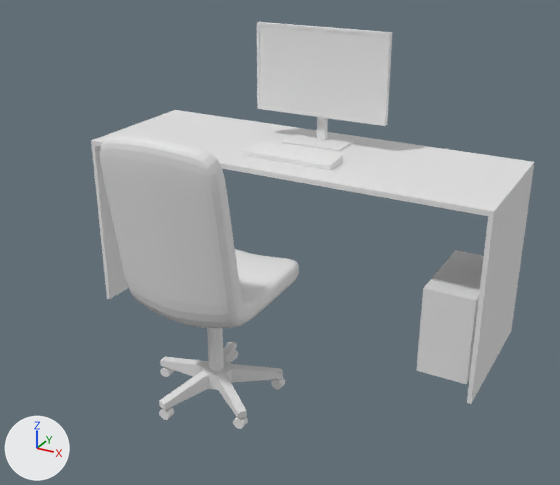
The FBX model Assets/Prefabs/Desk.fbx as it was, and as the next commit left it.
Both versions are drawn from a 50 mm camera at (1.37, -2.32, 1.67) aimed at (0.03, 0.12, 0.45). Arrows for +X, +Y and +Z are at lower left; the lights stay in place. Where no turn or scale is listed for an object, it has been applied to the vertices.

The first picture shows 'Chair', 'Computer', 'Desk', 'Keyboard', 'Monitor', 'Screen'.
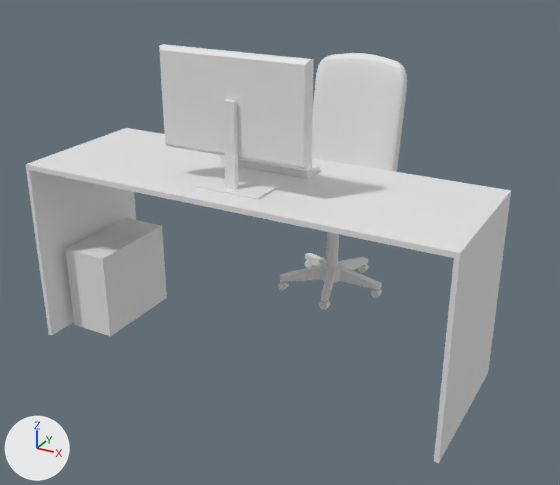
Where the newer file only moved an object's origin or applied its transform, the numbers keep the older frame.

What changed in the scene script:
```text
Change me_cube_003:
    where me_cube_003.from_pydata(...)  # 8 vertices, 6 faces; spans x -0.277..0.281, y -0.017..-0.013, z -0.075..0.26
    used by ob_screen; location = (0.006, 0.51, 0.948)
    me_cube_003 part 12: the whole mesh is turned -180 degrees about the z axis through its middle, then moved by (-0.015, -0.619, 0.0)
Change me_cube:
    used by ob_desk; location = (0.0, 0.371, 0.0)
    verts and faces of me_cube; kept vertices keep their numbers, new ones are numbered from 24
    remove me_cube.from_pydata(...)  # 24 vertices, 22 faces; spans x -0.85..0.85, y -0.3..0.3, z 0.0..0.75
    add me_cube.from_pydata(...)  # 2670 vertices, 2610 faces; spans x -0.85..0.85, y -0.3..1.0, z 0.0..1.22
    me_cube part 1: a new loose piece, a 10-sided cylinder along y spanning x 0.049..0.089, y 0.882..0.914, z 0.001..0.042
    me_cube part 2: a new loose piece, a 10-sided cylinder along y spanning x -0.205..-0.165, y 0.8..0.833, z 0.001..0.042
    me_cube part 3: a new loose piece, a 10-sided cylinder along y spanning x 0.207..0.247, y 0.665..0.697, z 0.001..0.042
    me_cube part 4: a new loose piece, a 10-sided cylinder along y spanning x 0.049..0.089, y 0.449..0.482, z 0.001..0.042
    me_cube part 5: a new loose piece, a 10-sided cylinder along y spanning x -0.206..-0.165, y 0.53..0.562, z 0.001..0.042
    me_cube part 6: a new loose piece, a box spanning x -0.8..-0.6, y -0.2..0.2, z 0.01..0.36
    me_cube part 7: a new loose piece of 2434 vertices spanning x -0.22..0.22, y 0.4..1.0, z 0.37..1.05
    me_cube part 8: a new loose piece of 60 vertices spanning x -0.21..0.24, y 0.44..0.92, z 0.05..0.37
    me_cube part 9: a new loose piece of 20 vertices spanning x -0.3..0.28, y -0.15..-0.12, z 0.86..1.22
    me_cube part 10: a new loose piece of 16 vertices spanning x -0.13..0.13, y -0.21..-0.05, z 0.75..1.07
    me_cube part 11
    add verts[24] = (-0.2, 0.18, 0.75)
    add verts[25] = (-0.2, 0.18, 0.77)
    add verts[26] = (-0.2, 0.07, 0.75)  # pixel (220, 163)
    add verts[27] = (-0.2, 0.07, 0.78)  # pixel (219, 156)
    add for new, old in zip([*range(28, 32)], [*range(24, 28)]): verts[new] = verts[old] + (0.37, 0.0, 0.0)
    add faces += [(28, 29, 31, 30), (26, 30, 31, 27), (24, 26, 27, 25), (24, 25, 29, 28), (24, 28, 30, 26), (25, 27, 31, 29)]
Remove ob_computer:
    ob_computer = bpy.data.objects.new('Computer', me_cube_002)
    ob_computer.location = (0.703, 0.37, 0.186)
Remove ob_monitor:
    ob_monitor = bpy.data.objects.new('Monitor', me_cube_004)
    ob_monitor.location = (0.006, 0.51, 0.948)
Remove ob_keyboard:
    ob_keyboard = bpy.data.objects.new('Keyboard', me_cube_005)
    ob_keyboard.location = (0.016, 0.25, 0.762)
Change ob_desk:
    ob_desk.location: (0.0, 0.371, 0.0) -> (0.0, 0.0, 0.0)
Remove ob_chair:
    ob_chair = bpy.data.objects.new('Chair', me_cube_001)
    ob_chair.location = (0.0, -0.382, 0.571)
```

What differs and where, as boxes [x1, y1, x2, y2] in the pictures (560 x 485 px):
'Desk', reshaped, moved (9% wider, 42% taller)
    before: [91, 110, 535, 404]
    after: [25, 44, 511, 463]
'Chair', deleted
    before: [100, 134, 299, 429]
'Screen', mesh turned (not visible afterwards)
    before: [259, 26, 387, 123]
'Computer', deleted
    before: [416, 250, 484, 385]
'Monitor', deleted
    before: [257, 22, 392, 152]
'Keyboard', deleted
    before: [244, 142, 342, 170]
part 1 of me_cube, added
    after: [358, 264, 368, 273]
part 2 of me_cube, added
    after: [304, 260, 313, 268]
part 3 of me_cube, added
    after: [371, 289, 382, 298]
part 4 of me_cube, added
    after: [319, 300, 330, 310]
part 5 of me_cube, added
    after: [278, 281, 289, 290]
part 6 of me_cube, added
    after: [65, 218, 167, 336]
part 7 of me_cube, added
    after: [296, 53, 407, 230]
part 8 of me_cube, added
    after: [280, 232, 382, 302]
part 9 of me_cube, added
    after: [159, 44, 314, 170]
part 10 of me_cube, added
    after: [194, 99, 280, 200]
part 11 of me_cube, added
    after: [220, 155, 320, 179]
